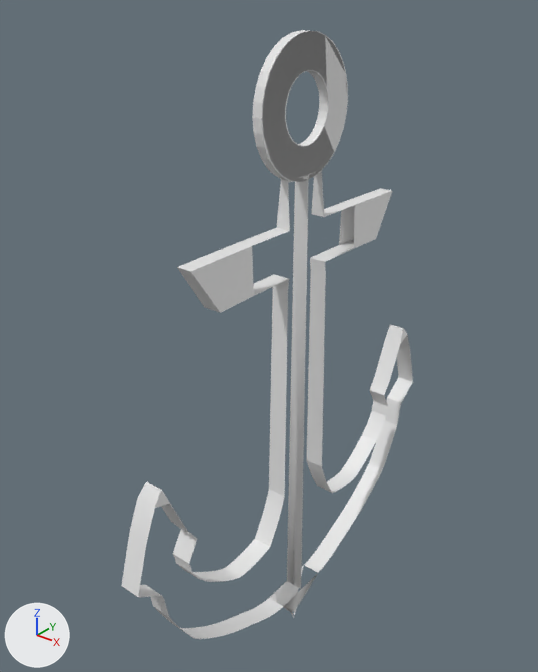
What one commit did to the FBX model TI3_Educacional/Assets/Models/Anchor.fbx.
Both versions are drawn from a 50 mm camera at (4.23, -4.72, 5.96) aimed at (1.03, -0.71, 3.47). The lights are fixed; the arrows at lower left show +X, +Y and +Z. Where no turn or scale is listed for an object, it has been applied to the vertices. Vertices at the same position are counted once.

The older version as bpy lines, for what is in view:
```python
me_cube_002 = bpy.data.meshes.new('Cube.002')
me_cube_002.from_pydata(...)  # 582 vertices, 248 faces; spans x -0.14..0.02, y -1.79..1.79, z -2.21..2.76
ob_ancora = bpy.data.objects.new('ancora', me_cube_002)
ob_ancora.location = (1.332, -0.668, 2.881)
```
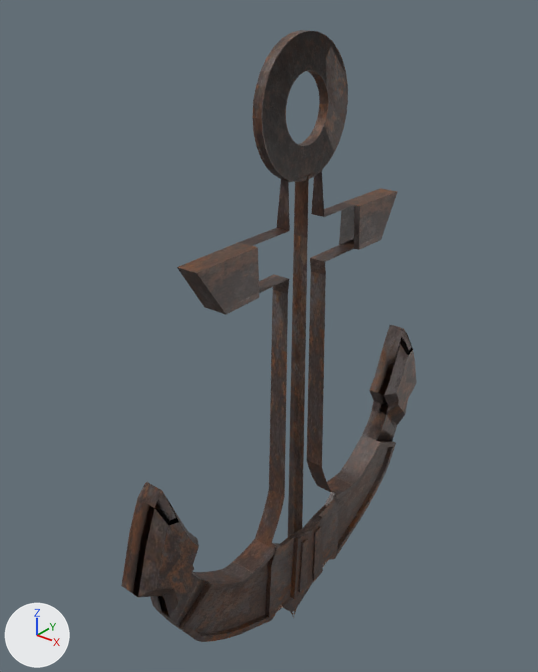
The newer file is also turned or shifted as a whole; pictures and numbers use the older file's frame.

What differs and where, as boxes [x1, y1, x2, y2] in the pictures (538 x 672 px):
'ancora', reshaped: before [121, 30, 413, 639]; after [121, 30, 417, 642]
part 1 of me_cube_002, added: after [138, 325, 417, 642]
part 2 of me_cube_002, added: after [354, 191, 398, 250]
part 3 of me_cube_002, added: after [191, 246, 259, 314]
part 4 of me_cube_002, recoloured: [121, 30, 404, 634] in both

The change, as a list of edits to the scene's bpy script:
```text
Add img_ancoratext_png:
    img_ancoratext_png = load_image('ancoraTEXT.png', '../Materials/Textures/ancoraTEXT.png', 960, 450, 'sRGB')
Add mat_material:
    mat_material = principled_material('Material')
    mat_material.texture = img_ancoratext_png
Change me_cube_002:
    used by ob_ancora; location = (1.332, -0.668, 2.881)
    remove me_cube_002.from_pydata(...)  # 582 vertices, 248 faces; spans x -0.14..0.02, y -1.79..1.79, z -2.21..2.76
    add me_cube_002.from_pydata(...)  # 878 vertices, 602 faces; spans x -0.14..0.12, y -1.79..1.79, z -2.21..2.76
    me_cube_002 part 1: 288 vertices added at x 0.02..0.12, y -1.71..1.71, z -1.77..0.03
    me_cube_002 part 2: 4 vertices added at x 0.05..0.06, y 0.6..1.16, z 1.18..1.53
    me_cube_002 part 3: 4 vertices added at x 0.05..0.06, y -1.16..-0.6, z 1.18..1.53
    me_cube_002 part 4: 242 faces spanning x -0.14..0.02, y -1.79..1.79, z -2.21..2.76 switch from no material to mat_material (picture img_ancoratext_png)
```
